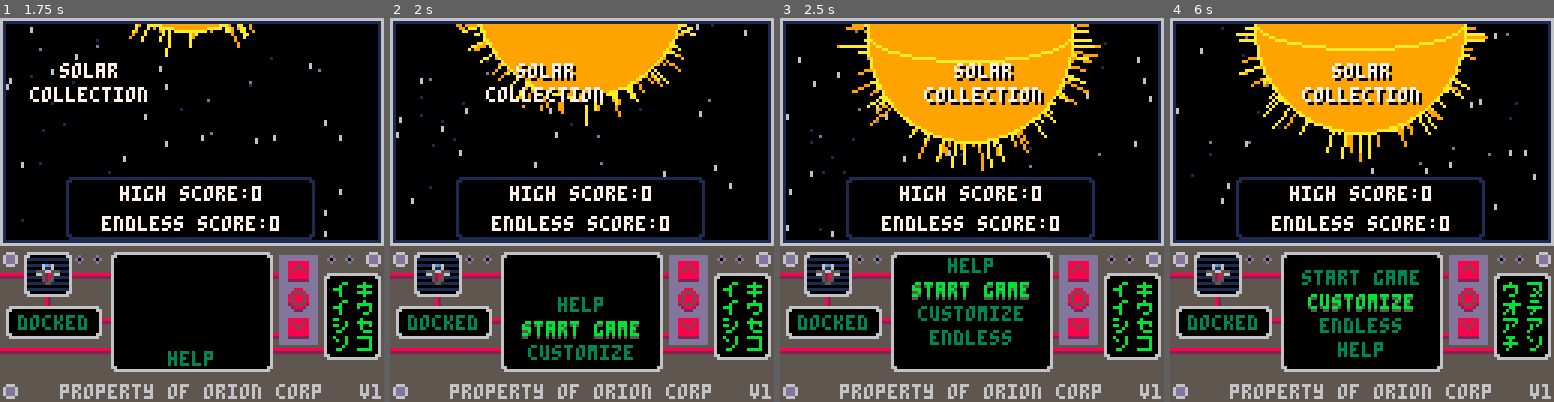
Above: before the commit, frames 1-4 (left to right).
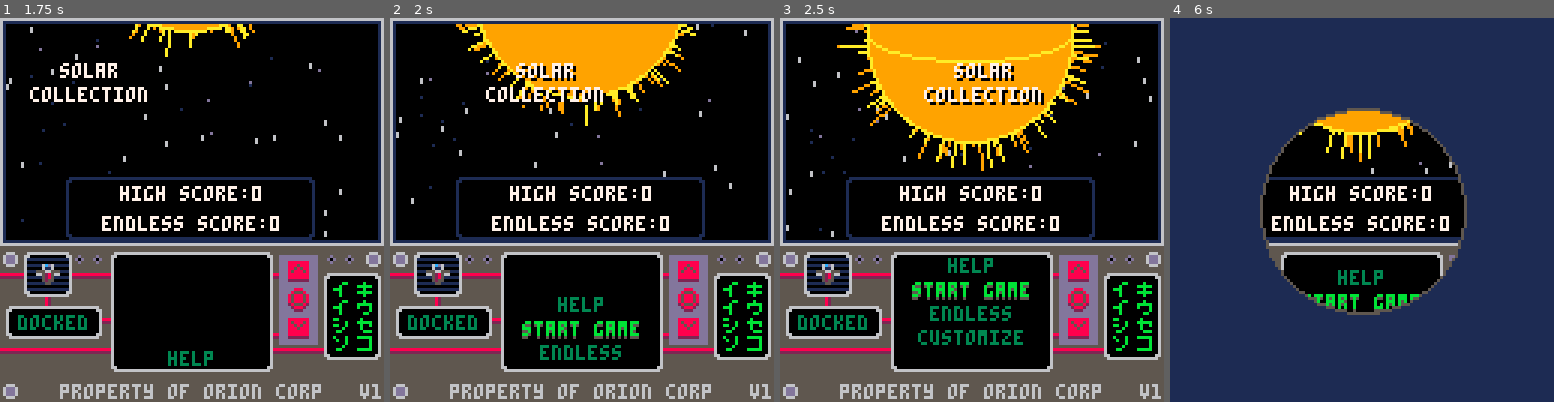
Above: after the commit, the same moments.

Repository: jacobneal65/drop-p8
Game: PICO-8 cartridge drop.p8
Same seed, same stepped clock (60 frames per second), same inputs: the game is played once before the commit and once after it.
Inputs:
- Up to frame 1 (1.75 s): tap X (X key) at 0.33, 1.07 s; tap O (Z key) at 0.7, 1.7 s; hold Right from 1.6 s (still down)
- Up to frame 2 (2 s): keep holding Right; tap X (X key) at 1.85 s
- Up to frame 3 (2.5 s): release Right at 2.1 s; tap O (Z key) at 2.1 s; hold Up 2.15-2.42 s; hold Right from 2.47 s (still down)
- Up to frame 4 (6 s): tap O (Z key) every 0.4 s from 2.5 to 5.7 s; tap X (X key) at 2.97, 4.08, 5.2 s; release Right at 3.03 s; hold Left 3.08-3.58 s; hold Down 3.63-3.97 s; hold Right 4.02-4.68 s; hold Up 4.73-5.03 s; hold Left 5.08-5.68 s; hold Down from 5.73 s (still down)

Frame 1 is identical in both runs. In frame 2, 0.4% of the frame differs, in the area x 35-64%, y 85-90%; in frame 3, 0.9%; in frame 4, 77%, in the area x 0-100%, y 0-100%.

Commit message:
rearranged menu

Diff:
--- a/drop.p8
+++ b/drop.p8
@@ -141,7 +141,7 @@
 	fruit_chain=0
 	gen_tmr=0
 	init_fruitlet()
-	m={"help","start game","customize","endless"}
+	m={"help","start game","endless","customize"}
 	my_off={0,0,0,0}
 	_lerpfn=blank
 	lerp_tmr=0
